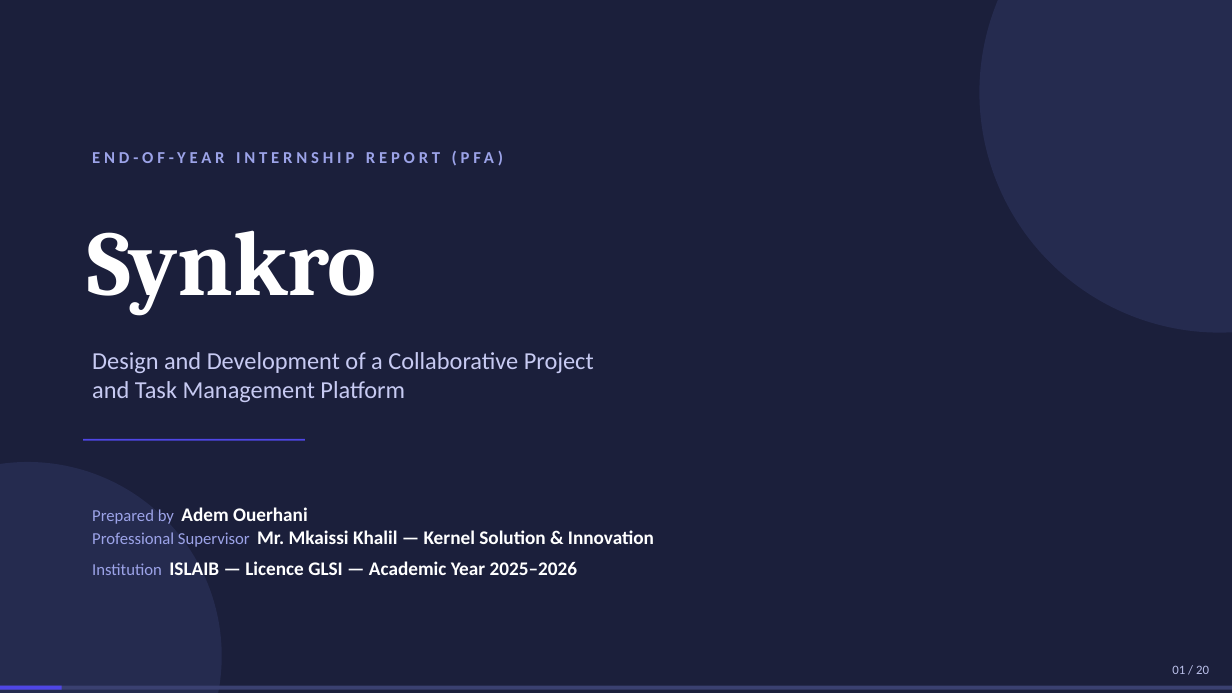
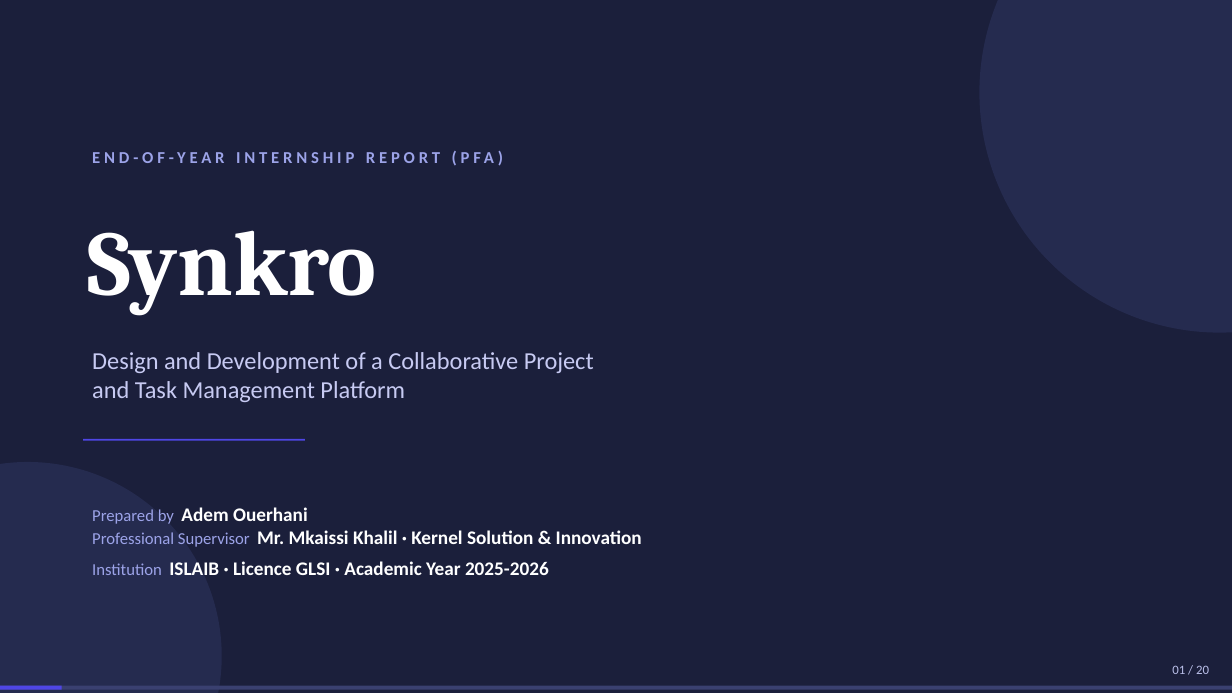
Before and after one commit to domdomxy/synkro, a slide deck: slide 1 of Synkro_PFA_Defense.pptx. Drawn at 1232x693 pixels with LibreOffice and Linux fonts; fonts in the diff are those of the drawing. Boxes give left, top, right and bottom in pixels: in the first picture for what was removed or moved away, otherwise in the second. Text is boxed around its words. In the diff, an @@ line names an element or a change of style, - is before the commit and + after.

```diff
--- a/Synkro_PFA_Defense.pptx
+++ b/Synkro_PFA_Defense.pptx
@@ text at <box>92,507,642,575</box>: text changed @@
-Prepared by Adem Ouerhani
-Professional Supervisor Mr. Mkaissi Khalil — Kernel Solution & Innovation
-Institution ISLAIB — Licence GLSI — Academic Year 2025–2026
+Prepared by Adem Ouerhani
+Professional Supervisor Mr. Mkaissi Khalil · Kernel Solution & Innovation
+Institution ISLAIB · Licence GLSI · Academic Year 2025-2026
```
Also in this commit, not shown: 11 other slides changed.
